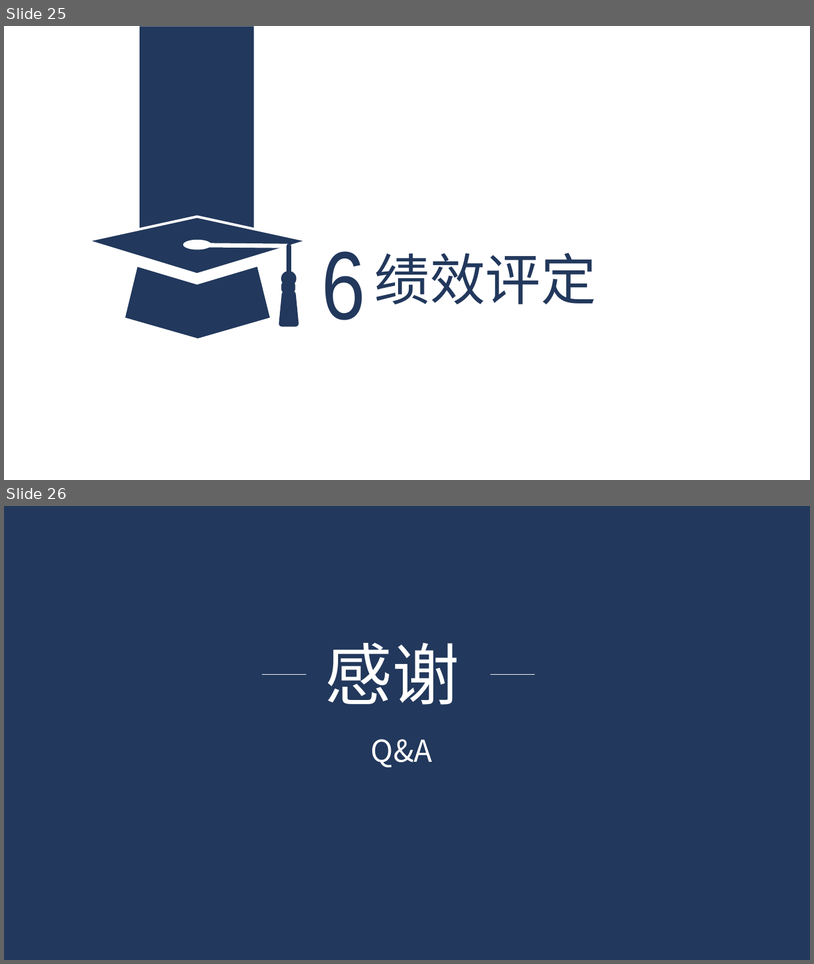
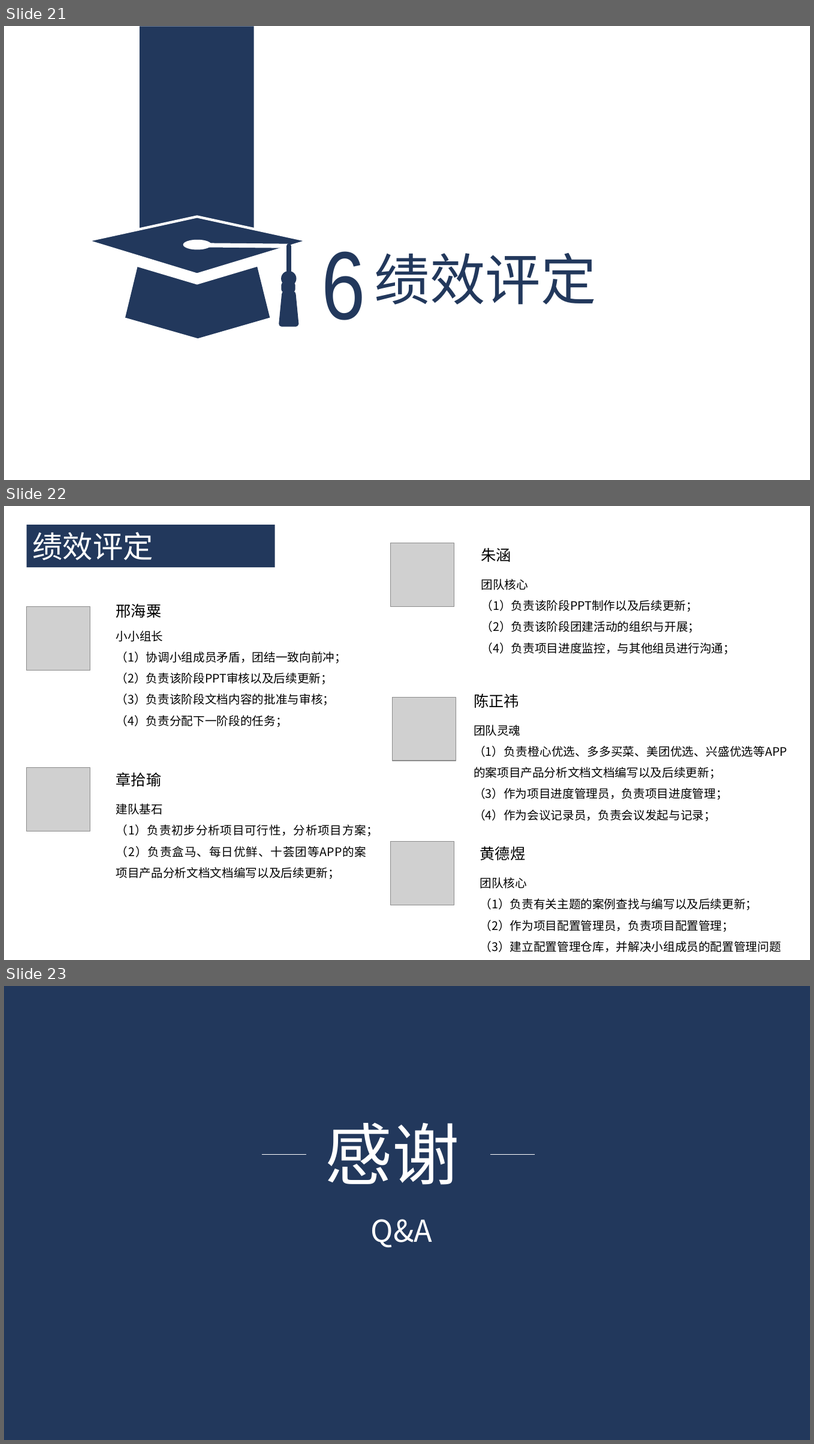
Before and after one commit to ZUCC-SRA2021-G05/Community-GB, a slide deck: 其他/软件项目管理原理与实践/软件项目管理原理与实践-主题确认/G05主题确认.pptx. Shown one above the other, each under a label of ours: slides 25 and 26 before the commit, slides 21, 22 and 23 after it. The pictures are 814x964 and 814x1444 pixels, drawn with LibreOffice and Linux fonts; fonts in the diff are those of the drawing; grey boxes stand for pictures. Boxes give left, top, right and bottom in pixels: in the first picture for what was removed or moved away, otherwise in the second. Text is boxed around its words. In the diff, an @@ line names an element or a change of style, - is before the commit and + after.

```diff
--- a/其他/软件项目管理原理与实践/软件项目管理原理与实践-主题确认/G05主题确认.pptx
+++ b/其他/软件项目管理原理与实践/软件项目管理原理与实践-主题确认/G05主题确认.pptx
@@ slide 22 added at (4, 506, 810, 960), background #FFFFFF @@
@@ rectangle added at (26, 525, 275, 568), fill #22385C, 36 pt, text #FFFFFF @@
+绩效评定
@@ picture added at (390, 543, 454, 606) @@
@@ text added at (482, 548, 512, 562), 18 pt, text #000000 @@
+朱涵
@@ text added at (482, 579, 736, 654), 14 pt, text #000000 @@
+团队核心
+（1）负责该阶段PPT制作以及后续更新；
+（2）负责该阶段团建活动的组织与开展；
+（4）负责项目进度监控，与其他组员进行沟通；
@@ picture added at (26, 606, 90, 670) @@
@@ text added at (116, 604, 162, 618), 18 pt, text #000000 @@
+邢海粟
@@ text added at (116, 630, 347, 727), 14 pt, text #000000 @@
+小小组长
+（1）协调小组成员矛盾，团结一致向前冲；
+（2）负责该阶段PPT审核以及后续更新；
+（3）负责该阶段文档内容的批准与审核；
+（4）负责分配下一阶段的任务；
@@ picture added at (393, 697, 456, 760) @@
@@ text added at (474, 693, 519, 708), 18 pt, text #000000 @@
+陈正祎
@@ text added at (474, 724, 788, 799), 14 pt, text #000000 @@
+团队灵魂
+（1）负责橙心优选、多多买菜、美团优选、兴盛优选等APP的案项目产品分析文档文档编写以及后续更新；
+（3）作为项目进度管理员，负责项目进度管理；
+（4）作为会议记录员，负责会议发起与记录；
@@ picture added at (26, 768, 90, 831) @@
@@ text added at (116, 772, 162, 786), 18 pt, text #000000 @@
+章拾瑜
@@ text added at (116, 803, 379, 857), 14 pt, text #000000 @@
+建队基石
+（1）负责初步分析项目可行性，分析项目方案；
+（2）负责盒马、每日优鲜、十荟团等APP的案项目产品分析文档文档编写以及后续更新；
@@ picture added at (390, 841, 454, 904) @@
@@ text added at (480, 846, 526, 860), 18 pt, text #000000 @@
+黄德煜
@@ text added at (480, 877, 782, 952), 14 pt, text #000000 @@
+团队核心
+（1）负责有关主题的案例查找与编写以及后续更新；
+（2）作为项目配置管理员，负责项目配置管理；
+（3）建立配置管理仓库，并解决小组成员的配置管理问题
@@ what was slide 25 is now slide 21 @@
@@ what was slide 26 is now slide 23 @@
```
Also in this commit, not shown: 10 slides changed, 1 other slide added, 5 slides removed.
